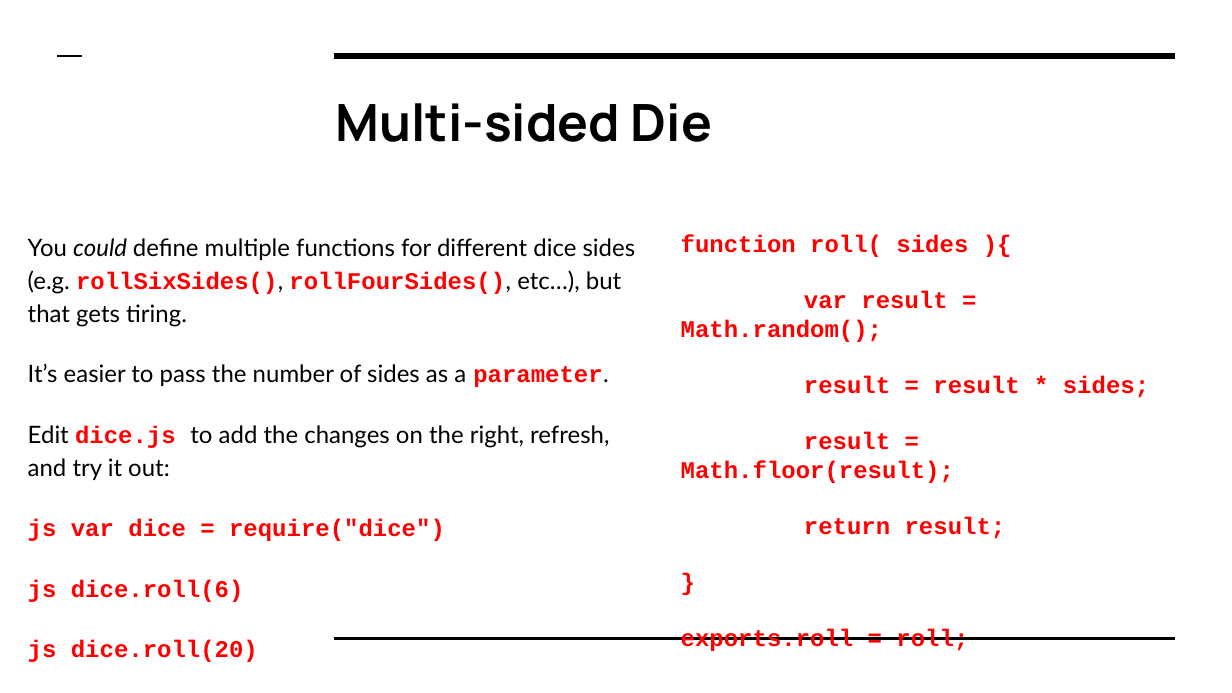
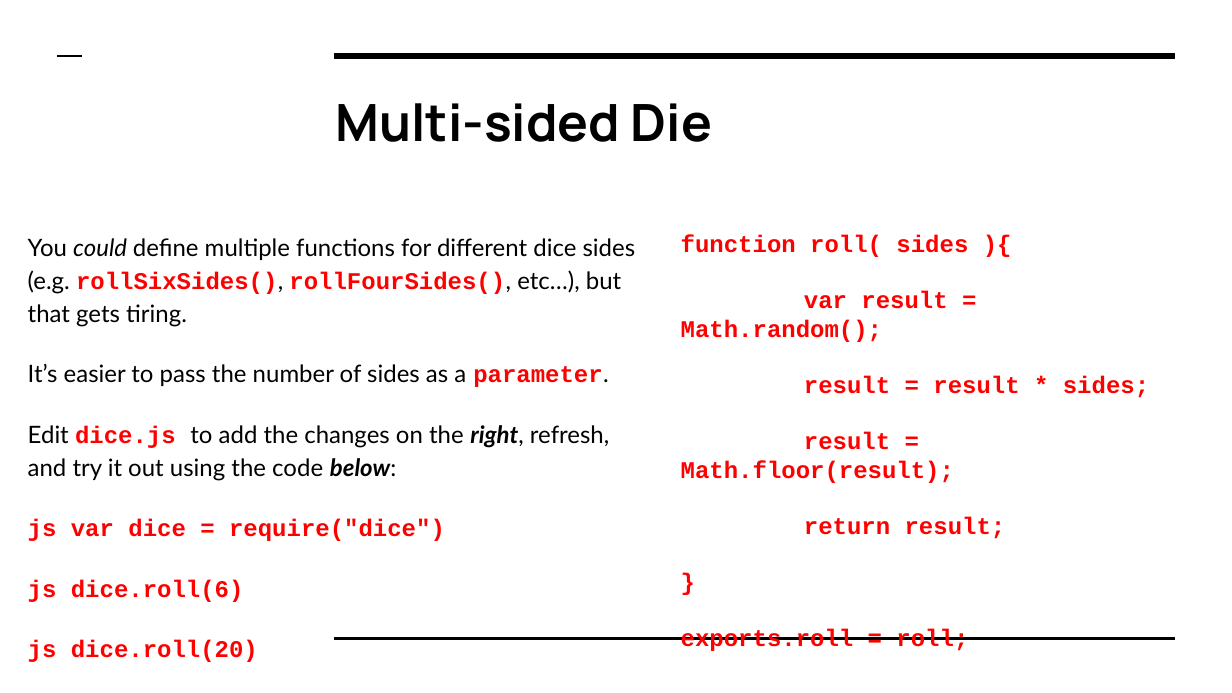
Before and after one commit to LetsCodeBlacksburg/ScriptCraft, a slide deck: slide 35 of slides/ScriptCraft- Day 01 (Getting Started).pptx. Drawn at 1232x693 pixels with LibreOffice and Linux fonts; fonts in the diff are those of the drawing; background and template pictures are left out. Boxes give left, top, right and bottom in pixels: in the first picture for what was removed or moved away, otherwise in the second. Text is boxed around its words. In the diff, an @@ line names an element or a change of style, - is before the commit and + after.

Commit message:
Added day 2 slides. Fixed errors on day 1 slide and added small clarification about using conditionals in dice plugin

```diff
--- a/slides/ScriptCraft- Day 01 (Getting Started).pptx
+++ b/slides/ScriptCraft- Day 01 (Getting Started).pptx
@@ text at (28, 425, 609, 481): text changed @@
-Edit dice.js to add the changes on the right, refresh, and try it out:
+Edit dice.js to add the changes on the right, refresh, and try it out using the code below:
```
Also in this commit, not shown: 4 other slides changed, 3 other files.
